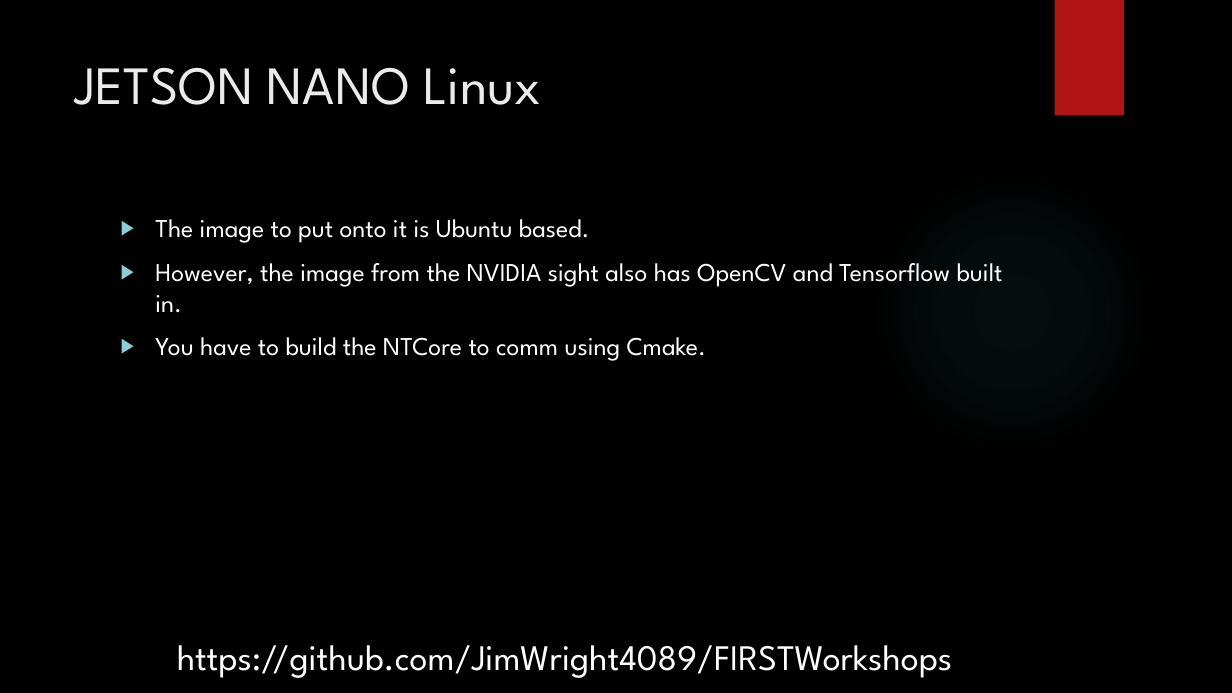
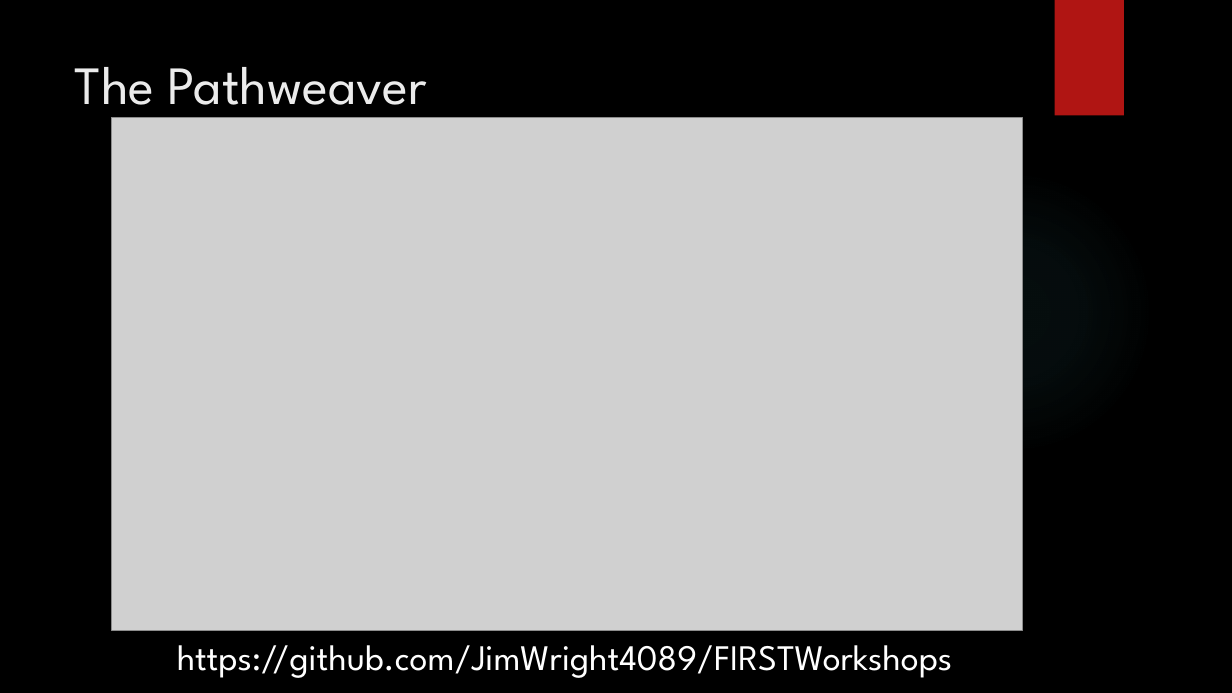
Before and after one commit to JimWright4089/FIRSTWorkshops, a slide deck: slide 10 of FRC/2019/Pathfinding/Pathfinding.pptx (slide 18 before the commit). Drawn at 1232x693 pixels with LibreOffice and Linux fonts; fonts in the diff are those of the drawing; grey boxes stand for pictures; background and template pictures are left out. Boxes give left, top, right and bottom in pixels: in the first picture for what was removed or moved away, otherwise in the second. Text is boxed around its words. In the diff, an @@ line names an element or a change of style, - is before the commit and + after.

```diff
--- a/FRC/2019/Pathfinding/Pathfinding.pptx
+++ b/FRC/2019/Pathfinding/Pathfinding.pptx
@@ title at bbox=[75, 67, 427, 120]: text changed @@
-JETSON NANO Linux
+The Pathweaver
@@ picture added at bbox=[112, 118, 1023, 631] @@
@@ text removed at bbox=[155, 219, 1003, 361] @@
-▶ The image to put onto it is Ubuntu based.
-▶ However, the image from the NVIDIA sight also has OpenCV and Tensorflow built in.
-▶ You have to build the NTCore to comm using Cmake.
```
Also in this commit, not shown: 10 other slides changed, 13 slides added, 9 slides removed.
